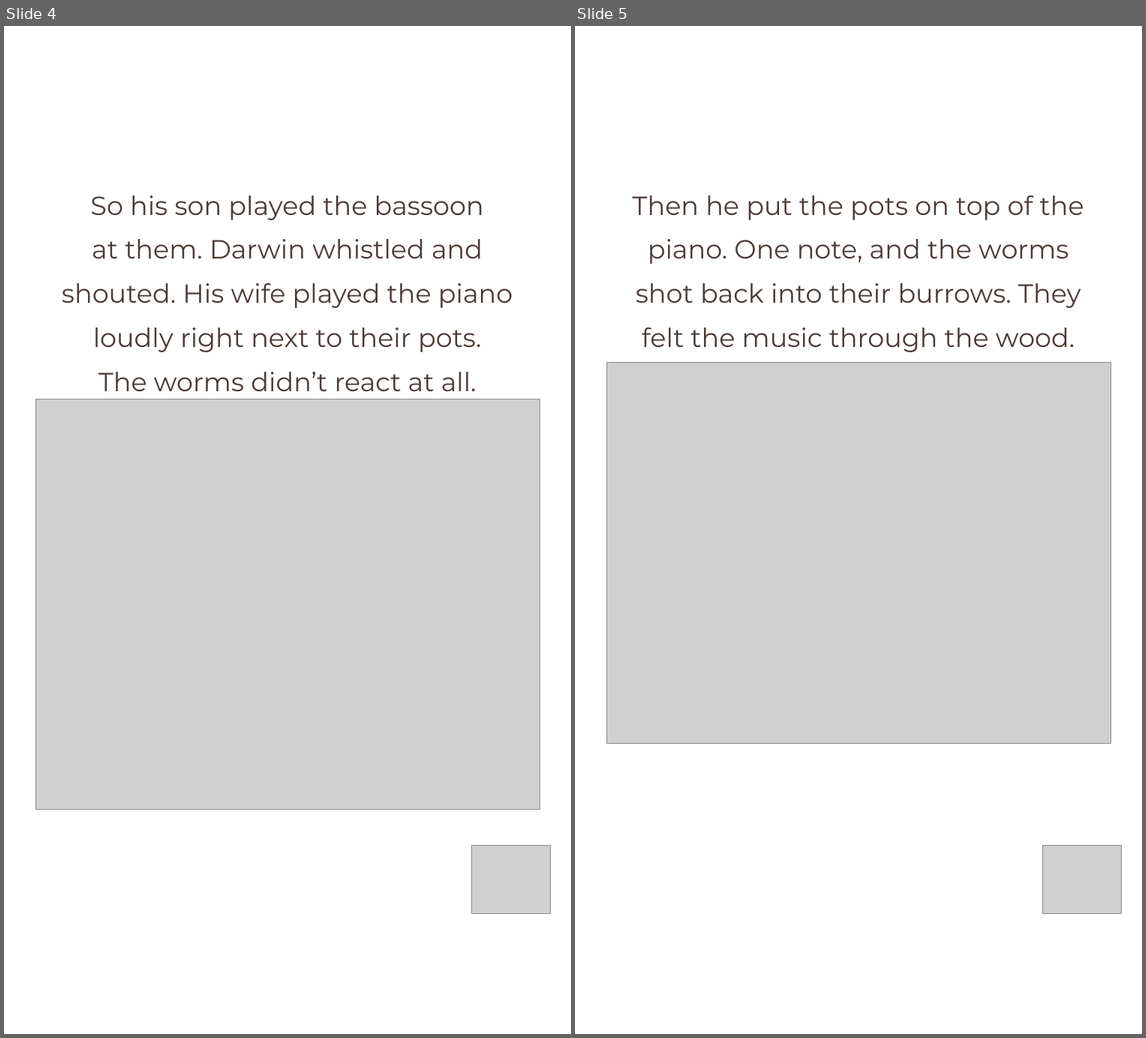
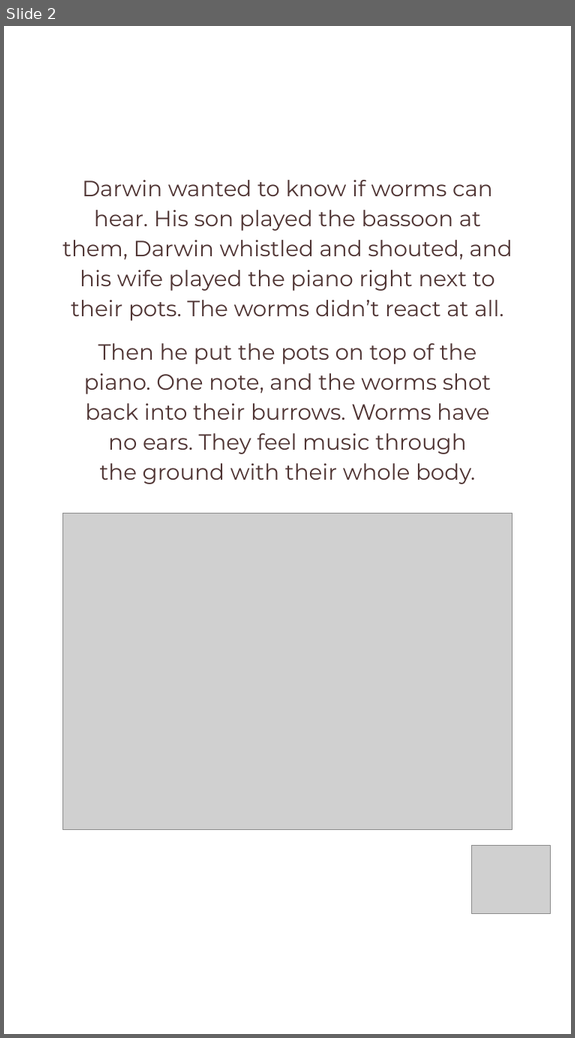
Before and after one commit to linneamoritznyc/final-SFWsite-Linnea, a slide deck: social/earthworm-day-2026-10-21/21-10-2026-wed-ig-story-earthworm.pptx. Shown side by side, each under a label of ours: slides 4 and 5 before the commit, slide 2 after it. The pictures are 1146x1038 and 575x1038 pixels, drawn with LibreOffice and Linux fonts; fonts in the diff are those of the drawing; grey boxes stand for pictures. Boxes give left, top, right and bottom in pixels: in the first picture for what was removed or moved away, otherwise in the second. Text is boxed around its words. In the diff, an @@ line names an element or a change of style, - is before the commit and + after.

```diff
--- a/social/earthworm-day-2026-10-21/21-10-2026-wed-ig-story-earthworm.pptx
+++ b/social/earthworm-day-2026-10-21/21-10-2026-wed-ig-story-earthworm.pptx
@@ slide 5 removed at (575, 26, 1142, 1034), background #FFFFFF @@
@@ text removed at (632, 196, 1084, 352) @@
-Then he put the pots on top of the
-piano. One note, and the worms
-shot back into their burrows. They
-felt the music through the wood.
@@ picture removed at (607, 362, 1111, 743) @@
@@ picture removed at (1042, 845, 1121, 913) @@
@@ what was slide 4 is now slide 2 @@
@@ slide 2 changed as well @@
@@ text at (62, 180, 512, 321): text changed; size 37.5 to 31.5 pt; text colour #4A3B36 to #4F3433 @@
-So his son played the bassoon
-at them. Darwin whistled and
-shouted. His wife played the piano
-loudly right next to their pots.
-The worms didn’t react at all.
+Darwin wanted to know if worms can
+hear. His son played the bassoon at
+them, Darwin whistled and shouted, and
+his wife played the piano right next to
+their pots. The worms didn’t react at all.
@@ text added at (84, 343, 492, 484), 31.5 pt, text #4F3433 @@
+Then he put the pots on top of the
+piano. One note, and the worms shot
+back into their burrows. Worms have
+no ears. They feel music through
+the ground with their whole body.
@@ picture: place and size @@
-picture at (36, 399, 540, 809)
+picture at (63, 513, 512, 829)
```
Also in this commit, not shown: 2 other slides changed, 1 slide added, 5 other slides removed, 30 other files.
